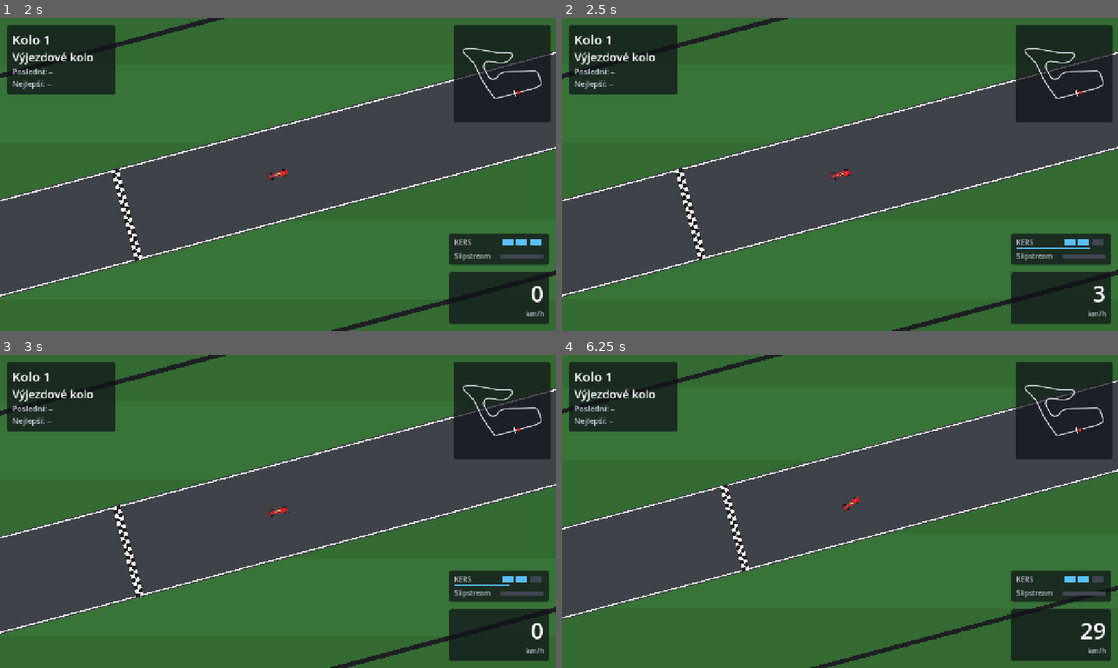
Above: before the commit, frames 1-4 (two rows, left to right).
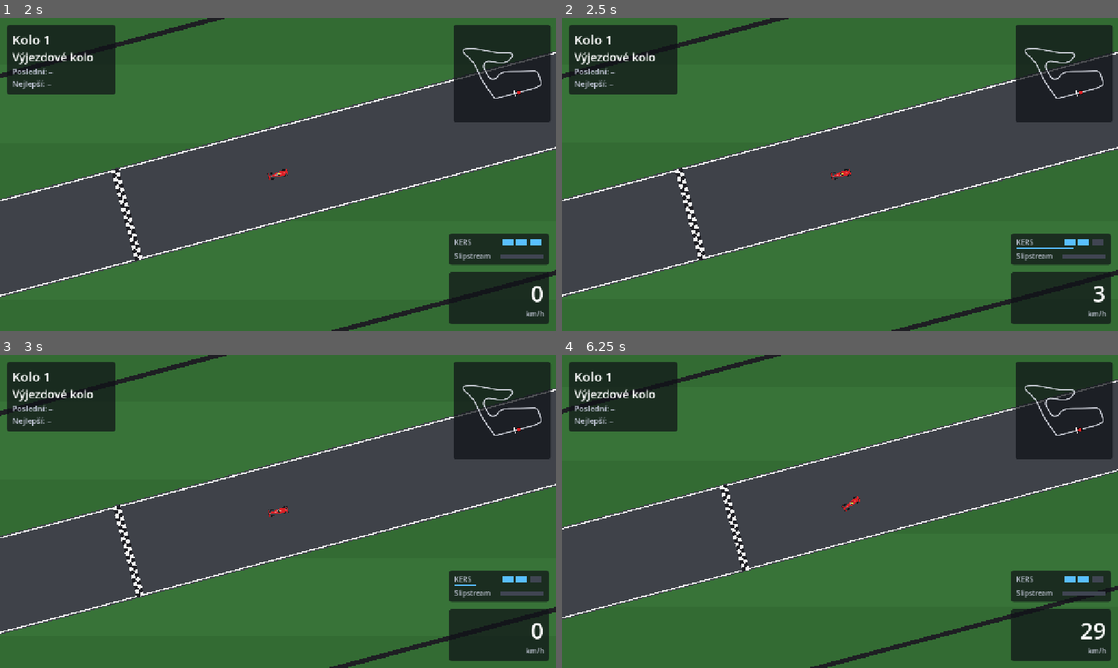
Above: after the commit, the same moments.

Repository: nejhorsiprogramatorsveta/overtake
Game: Godot game, scene res://src/ui/main_menu.tscn
Two runs of this game, one before a commit and one after it. Both use one fixed random seed, a clock stepped at 60 frames per second and the inputs below.
Inputs (mouse positions are in pixels of both pictures, inside the frame that each line leads up to):
- Up to frame 1 (2 s): click (278, 168) at 0.52 s; type "Alex" at 0.6 s; click "Trénink" at 1.25 s
- Up to frame 2 (2.5 s): tap Enter at 2 s; move the mouse to (962, 158) at 2.02 s; hold D (steer_right) from 2.03 s (still down); hold K (kers) from 2.03 s (still down); click (962, 158) at 2.17 s; tap W (throttle) at 2.3 s
- Up to frame 3 (3 s): release D (steer_right) at 2.75 s; release K (kers) at 2.75 s; drag from (166, 527) to (250, 574) at 2.77 s
- Up to frame 4 (6.25 s): move the mouse to (895, 442) at 3.52 s; hold D (steer_right) 3.53-4.25 s; hold Space (clutch) 3.53-4.25 s; tap W (throttle) at 3.8 s; drag from (812, 574) to (673, 464) at 4.27 s; move the mouse to (1006, 558) at 5.02 s; hold A (steer_left) 5.03-5.75 s; hold W (throttle) 5.03-5.75 s; drag from (673, 464) to (756, 433) at 5.77 s

Frame 1 is identical in both runs. In frame 2, less than 0.1% of the frame differs, in the area x 2-95%, y 0-100%; in frame 3, 0.1%; in frame 4, 0.4%, in the area x 0-100%, y 0-100%.

Commit message:
tune: shorter, stronger KERS without the glow behind the car
KERS lasts 1.25 s (was 2.5 s) and adds 4 m/s² (was 2.5), as asked after
the first try; the blue glow behind the car is removed.

Co-Authored-By: Claude Opus 5.5 <noreply@anthropic.com>

Diff:
--- a/data/car/car_tuning.tres
+++ b/data/car/car_tuning.tres
@@ -23,8 +23,8 @@
 reverse_accel = 6.0
 reverse_speed = 10.0
 kers_uses = 3
-kers_duration = 2.5
-kers_accel = 2.5
+kers_duration = 1.25
+kers_accel = 4.0
 slip_time = 1.5
 slip_drag_reduction = 0.3
 slip_half_width = 2.2
--- a/src/car/car.gd
+++ b/src/car/car.gd
@@ -78,5 +78,4 @@
 	rotation = state.heading
 	if view:
 		view.braking = last_input.brake and state.forward_speed() > 1.0
-		view.boosting = state.boost_accel > 0.0
 		view.tow = state.tow
--- a/src/car/car_view.gd
+++ b/src/car/car_view.gd
@@ -7,7 +7,6 @@
 const CARBON := Color(0.14, 0.14, 0.16)
 const HALO := Color(0.55, 0.56, 0.6)
 const BRAKE_LIGHT := Color(1.0, 0.15, 0.1)
-const KERS_GLOW := Color(0.35, 0.75, 1.0, 0.55)
 const STREAK := Color(1, 1, 1, 0.5)
 
 var body_color := Color(0.86, 0.13, 0.15)
@@ -17,12 +16,6 @@
 	set(value):
 		if value != braking:
 			braking = value
-			queue_redraw()
-## KERS burst: blue glow behind the car.
-var boosting := false:
-	set(value):
-		if value != boosting:
-			boosting = value
 			queue_redraw()
 ## Slipstream 0..1: faint air streaks along the car.
 var tow := 0.0:
@@ -35,10 +28,6 @@
 func _draw() -> void:
 	var half_l := (tuning.length if tuning else 5.2) * 0.5
 	var half_w := (tuning.width if tuning else 1.9) * 0.5
-	if boosting:
-		draw_colored_polygon(PackedVector2Array([Vector2(-half_l, -0.35), Vector2(-half_l - 2.6, 0.0),
-				Vector2(-half_l, 0.35)]), KERS_GLOW)
-		draw_circle(Vector2(-half_l - 0.3, 0.0), 0.45, KERS_GLOW)
 	if tow > 0.05:
 		var streak := STREAK * Color(1, 1, 1, tow)
 		for side: float in [-1.0, 1.0]:
--- a/src/data_types/car_tuning.gd
+++ b/src/data_types/car_tuning.gd
@@ -51,10 +51,10 @@
 
 @export_group("KERS")
 ## Uses per lap (refilled at the line), each lasts kers_duration s and adds kers_accel m/s²
-## on throttle (works at any speed, also above the normal top speed: about +9 %).
+## on throttle (works at any speed). User 2026-11-22: shorter and stronger (1.25 s, +4).
 @export var kers_uses := 3
-@export var kers_duration := 2.5
-@export var kers_accel := 2.5
+@export var kers_duration := 1.25
+@export var kers_accel := 4.0
 
 @export_group("Slipstream")
 ## Full tow right behind a car, none at slip_time seconds behind it (user: 1.5 s).
--- a/tests/test_kers_slipstream.gd
+++ b/tests/test_kers_slipstream.gd
@@ -12,6 +12,10 @@
 	state.position = position
 	state.velocity = Vector2(speed, 0.0)
 	return state
+
+
+func test_kers_is_a_short_strong_burst() -> void:
+	check(tuning.kers_duration <= 1.3 and tuning.kers_accel >= 3.5, "user 2026-11-22: half as long, stronger")
 
 
 func test_three_uses_per_lap_and_refill() -> void:
@@ -42,7 +46,7 @@
 	boosted.boost_accel = tuning.kers_accel
 	var input := CarInput.new()
 	input.throttle = true
-	for i in roundi(2.5 / DT):
+	for i in roundi(tuning.kers_duration / DT):
 		CarMotor.step(normal, input, tuning, DT)
 		CarMotor.step(boosted, input, tuning, DT)
 	check(boosted.velocity.x > normal.velocity.x + 2.0, "KERS adds speed at the top (%.1f vs %.1f)" % [boosted.velocity.x, normal.velocity.x])
Not shown, changed: docs/EDITING_GUIDE.md
Not shown, changed: docs/PLAN.md
